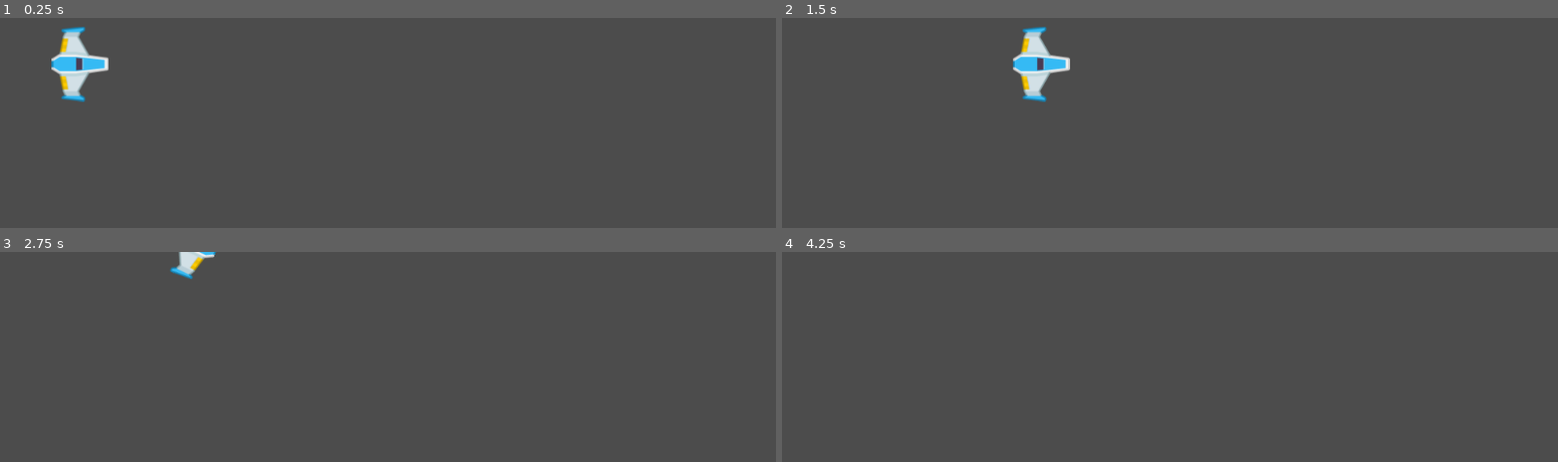
Above: before the commit, frames 1-4 (two rows, left to right).
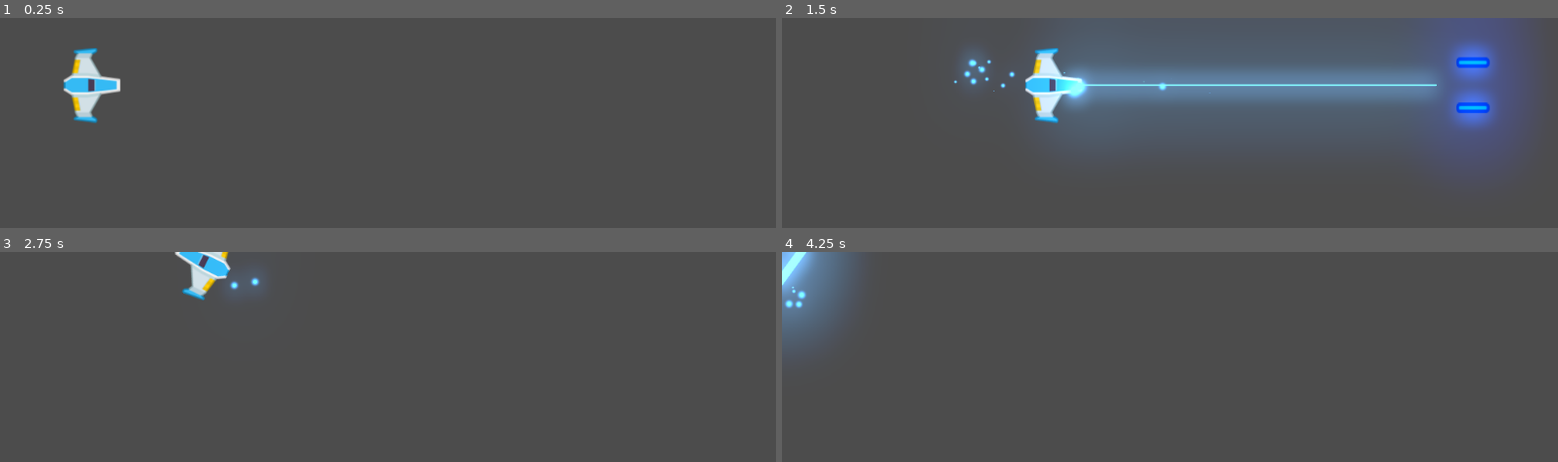
Above: after the commit, the same moments.

Repository: b4ngi/Meteoritos_Juego
Game: Godot game, scene res://Juego/Niveles/NivelTest.tscn
Two runs of this game, one before a commit and one after it. Both use one fixed random seed, a clock stepped at 60 frames per second and the inputs below.
Inputs (mouse positions are in pixels of both pictures, inside the frame that each line leads up to):
- Up to frame 1 (0.25 s): no input
- Up to frame 2 (1.5 s): tap Enter at 0.5 s; move the mouse to (1340, 221) at 0.52 s; hold W (mover_adelante) 0.53-1.28 s; hold Space (disparo_principal, bound only after the commit) 0.53-1.28 s; right-click (1340, 221) at 0.8 s; move the mouse to (outside the picture) at 1.27 s; hold S (mover_atras) from 1.28 s (still down); right-click (outside the picture) at 1.35 s
- Up to frame 3 (2.75 s): tap Space (disparo_principal, bound only after the commit) at 1.55 s; move the mouse to (465, 378) at 2.02 s; release S (mover_atras) at 2.03 s; hold W (mover_adelante) from 2.03 s (still down); hold A (rotar_antihorario) from 2.03 s (still down); right-click (465, 378) at 2.3 s
- Up to frame 4 (4.25 s): move the mouse to (outside the picture) at 2.77 s; release A (rotar_antihorario) at 2.78 s; tap D (rotar_horario) at 2.85 s; tap Space (disparo_principal, bound only after the commit) at 3.05 s; move the mouse to (outside the picture) at 3.52 s; release W (mover_adelante) at 3.53 s; hold S (mover_atras) from 3.53 s (still down); hold Space (disparo_principal, bound only after the commit) from 3.53 s (still down); right-click (outside the picture) at 3.8 s

The runs differ from the first frame. In frame 1, 2.0% of the frame differs, in the area x 6-16%, y 4-51%; in frame 2, 36%, in the area x 22-97%, y 0-73%; in frame 3, 1.4%; in frame 4, 3.5%.

Commit message:
Disparo principal y laser
- Codigo disparo
- Codigo laser
- Sonidos disparo y laser
- Default eviroment - Glow

Diff:
--- /dev/null
+++ b/Juego/Autoloads/Eventos.gd
@@ -0,0 +1,3 @@
+extends Node
+
+signal disparo(proyectil)
--- a/Juego/Naves/Player/Player.gd
+++ b/Juego/Naves/Player/Player.gd
@@ -10,6 +10,10 @@
 var empuje: Vector2 = Vector2.ZERO
 var dir_rotacion: int = 0
 
+# Atributos Onready
+onready var canion: Canion = $Canion
+onready var laser: RayoLaser = $LaserBeam2D
+
 # Metodos
 func _integrate_forces(state: Physics2DDirectBodyState) -> void:
 	apply_central_impulse(empuje.rotated(rotation))
@@ -17,6 +21,14 @@
 
 func _process(delta: float) -> void:
 	player_input()
+
+func _unhandled_input(event: InputEvent) -> void:
+	# Disparo Rayo
+	if event.is_action_pressed("disparo_secundario"):
+		laser.set_is_casting(true)
+
+	if event.is_action_released("disparo_secundario"):
+		laser.set_is_casting(false)
 
 # Metodos custom
 func player_input() -> void:
@@ -34,5 +46,12 @@
 	elif Input.is_action_pressed("rotar_antihorario"):
 		dir_rotacion -= 1
 
+	#Disparo
+	if Input.is_action_pressed("disparo_principal"):
+		canion.set_esta_disparando(true)
+
+	if Input.is_action_just_released("disparo_principal"):
+		canion.set_esta_disparando(false)
+
 func _ready():
 	pass # Replace with function body.
--- a/Juego/Naves/Player/Player.tscn
+++ b/Juego/Naves/Player/Player.tscn
@@ -1,8 +1,10 @@
-[gd_scene load_steps=5 format=2]
+[gd_scene load_steps=7 format=2]
 
 [ext_resource path="res://Juego/Naves/Player/playerSprite.png" type="Texture" id=1]
 [ext_resource path="res://Juego/Naves/Player/MaterialFisico.tres" type="PhysicsMaterial" id=2]
 [ext_resource path="res://Juego/Naves/Player/Player.gd" type="Script" id=3]
+[ext_resource path="res://Juego/Proyectiles/Canion.tscn" type="PackedScene" id=4]
+[ext_resource path="res://Juego/Proyectiles/Laser/LaserBeam2D.tscn" type="PackedScene" id=5]
 
 [sub_resource type="CircleShape2D" id=1]
 radius = 35.5477
@@ -23,3 +25,19 @@
 
 [node name="CollisionShape2D" type="CollisionShape2D" parent="."]
 shape = SubResource( 1 )
+
+[node name="Canion" parent="." instance=ExtResource( 4 )]
+
+[node name="PuntoIzquierdo" parent="Canion" index="0"]
+position = Vector2( 2, -30 )
+
+[node name="PuntoDerecho" parent="Canion" index="1"]
+position = Vector2( 2, 30 )
+
+[node name="DisparoSFX" parent="Canion" index="2"]
+visible = false
+
+[node name="LaserBeam2D" parent="." instance=ExtResource( 5 )]
+position = Vector2( 37.83, 0 )
+
+[editable path="Canion"]
--- /dev/null
+++ b/Juego/Niveles/Nivel.gd
@@ -0,0 +1,24 @@
+# Nivel.gd
+class_name Nivel
+extends Node2D
+
+## Atributos onready
+onready var contenedor_proyectiles: Node
+
+## Metodos
+func _ready() -> void:
+	conectar_seniales()
+	crear_contenedores()
+
+## Metodos custom
+
+func conectar_seniales() -> void:
+	Eventos.connect("disparo", self, "_on_disparo")
+
+func crear_contenedores() -> void:
+	contenedor_proyectiles = Node.new()
+	contenedor_proyectiles.name = "ContenedorProyectiles"
+	add_child(contenedor_proyectiles)
+
+func _on_disparo(proyectil: Proyectil) -> void:
+	contenedor_proyectiles.add_child(proyectil)
--- a/Juego/Niveles/NivelTest.tscn
+++ b/Juego/Niveles/NivelTest.tscn
@@ -1,8 +1,14 @@
-[gd_scene load_steps=2 format=2]
+[gd_scene load_steps=4 format=2]
 
 [ext_resource path="res://Juego/Naves/Player/Player.tscn" type="PackedScene" id=1]
+[ext_resource path="res://Juego/Niveles/Nivel.gd" type="Script" id=2]
+[ext_resource path="res://default_env.tres" type="Environment" id=3]
 
 [node name="NivelTest" type="Node2D"]
+script = ExtResource( 2 )
 
 [node name="Player" parent="." instance=ExtResource( 1 )]
-position = Vector2( 106, 61 )
+position = Vector2( 122, 89 )
+
+[node name="WorldEnvironment" type="WorldEnvironment" parent="."]
+environment = ExtResource( 3 )
--- /dev/null
+++ b/Juego/Proyectiles/Canion.gd
@@ -0,0 +1,54 @@
+# Canion.gd
+class_name Canion
+extends Node2D
+
+## Atributos export
+export var proyectil: PackedScene = null
+export var cadencia_disparo: float = 0.8
+export var velocidad_proyectil: int = 100
+export var danio_proyectil: int = 1
+
+## Atributos onready
+onready var timer_enfriamiento: Timer = $TimerEnfriamiento
+onready var disparo_sfx: AudioStreamPlayer2D = $DisparoSFX
+onready var esta_enfriado: bool = true
+onready var esta_disparando: bool = false setget set_esta_disparando
+
+## Atributos
+var puntos_disparo: Array = []
+
+## Setters y Getters
+func set_esta_disparando(disparando: bool) -> void:
+	esta_disparando = disparando
+
+## Metodos
+func disparar() -> void:
+	esta_enfriado = false
+	disparo_sfx.play()
+	timer_enfriamiento.start()
+	for punto_disparo in puntos_disparo:
+		var new_proyectil: Proyectil = proyectil.instance()
+		new_proyectil.crear(
+			punto_disparo.global_position,
+			get_owner().rotation,
+			velocidad_proyectil,
+			danio_proyectil
+			)
+		Eventos.emit_signal("disparo", new_proyectil)
+
+func _on_TimerEnfriamiento_timeout() -> void:
+	esta_enfriado = true
+
+func _ready() -> void:
+	almacenar_puntos_disparo()
+	timer_enfriamiento.wait_time = cadencia_disparo
+
+func _process(delta: float) -> void:
+	if esta_disparando and esta_enfriado:
+		disparar()
+
+## Metodos custom
+func almacenar_puntos_disparo() -> void:
+	for nodo in get_children():
+		if nodo is Position2D:
+			puntos_disparo.append(nodo)
--- /dev/null
+++ b/Juego/Proyectiles/Canion.tscn
@@ -0,0 +1,23 @@
+[gd_scene load_steps=4 format=2]
+
+[ext_resource path="res://Juego/Proyectiles/Canion.gd" type="Script" id=1]
+[ext_resource path="res://Juego/Proyectiles/Proyectil.tscn" type="PackedScene" id=2]
+[ext_resource path="res://Juego/Proyectiles/ProyectilAudio.ogg" type="AudioStream" id=3]
+
+[node name="Canion" type="Node2D"]
+script = ExtResource( 1 )
+proyectil = ExtResource( 2 )
+cadencia_disparo = 0.25
+velocidad_proyectil = 1600
+
+[node name="PuntoIzquierdo" type="Position2D" parent="."]
+
+[node name="PuntoDerecho" type="Position2D" parent="."]
+
+[node name="DisparoSFX" type="AudioStreamPlayer2D" parent="."]
+stream = ExtResource( 3 )
+bus = "SFX"
+
+[node name="TimerEnfriamiento" type="Timer" parent="."]
+
+[connection signal="timeout" from="TimerEnfriamiento" to="." method="_on_TimerEnfriamiento_timeout"]
--- /dev/null
+++ b/Juego/Proyectiles/Laser/LaserBeam2D.gd
@@ -0,0 +1,84 @@
+# LaserBeam2D.gd
+class_name RayoLaser
+extends RayCast2D
+
+# Speed at which the laser extends when first fired, in pixels per seconds.
+export var cast_speed := 7000.0
+# Maximum length of the laser in pixels.
+export var max_length := 1400.0
+# Base duration of the tween animation in seconds.
+export var growth_time := 0.1
+
+# If `true`, the laser is firing.
+# It plays appearing and disappearing animations when it's not animating.
+# See `appear()` and `disappear()` for more information.
+var is_casting := false setget set_is_casting
+
+onready var fill := $FillLine2D
+onready var tween := $Tween
+onready var casting_particles := $CastingParticles2D
+onready var collision_particles := $CollisionParticles2D
+onready var beam_particles := $BeamParticles2D
+onready var laser_sfx: AudioStreamPlayer2D = $LaserSFX
+
+onready var line_width: float = fill.width
+
+
+func _ready() -> void:
+	set_physics_process(false)
+	fill.points[1] = Vector2.ZERO
+
+
+func _physics_process(delta: float) -> void:
+	cast_to = (cast_to + Vector2.RIGHT * cast_speed * delta).clamped(max_length)
+	cast_beam()
+
+
+func set_is_casting(cast: bool) -> void:
+	is_casting = cast
+
+	if is_casting:
+		laser_sfx.play()
+		cast_to = Vector2.ZERO
+		fill.points[1] = cast_to
+		appear()
+	else:
+		laser_sfx.stop()
+		collision_particles.emitting = false
+		disappear()
+
+	set_physics_process(is_casting)
+	beam_particles.emitting = is_casting
+	casting_particles.emitting = is_casting
+
+
+# Controls the emission of particles and extends the Line2D to `cast_to` or the ray's
+# collision point, whichever is closest.
+func cast_beam() -> void:
+	var cast_point := cast_to
+
+	force_raycast_update()
+	collision_particles.emitting = is_colliding()
+
+	if is_colliding():
+		cast_point = to_local(get_collision_point())
+		collision_particles.global_rotation = get_collision_normal().angle()
+		collision_particles.position = cast_point
+
+	fill.points[1] = cast_point
+	beam_particles.position = cast_point * 0.5
+	beam_particles.process_material.emission_box_extents.x = cast_point.length() * 0.5
+
+
+func appear() -> void:
+	if tween.is_active():
+		tween.stop_all()
+	tween.interpolate_property(fill, "width", 0, line_width, growth_time * 2)
+	tween.start()
+
+
+func disappear() -> void:
+	if tween.is_active():
+		tween.stop_all()
+	tween.interpolate_property(fill, "width", fill.width, 0, growth_time)
+	tween.start()
--- /dev/null
+++ b/Juego/Proyectiles/Laser/LaserBeam2D.tscn
@@ -0,0 +1,116 @@
+[gd_scene load_steps=13 format=2]
+
+[ext_resource path="res://Juego/Proyectiles/Laser/LaserBeam2D.gd" type="Script" id=1]
+[ext_resource path="res://Juego/Proyectiles/Laser/glowing_circle.png" type="Texture" id=2]
+[ext_resource path="res://TemporalAssets/sci-fi-sounds/Audio/laserLarge_002.ogg" type="AudioStream" id=3]
+
+[sub_resource type="Gradient" id=1]
+offsets = PoolRealArray( 0.582915, 1 )
+colors = PoolColorArray( 1, 1, 1, 1, 1, 1, 1, 0 )
+
+[sub_resource type="GradientTexture" id=2]
+gradient = SubResource( 1 )
+
+[sub_resource type="Curve" id=3]
+_data = [ Vector2( 0.518072, 1 ), 0.0, -3.53434, 0, 0, Vector2( 1, 0 ), 0.0, 0.0, 0, 0 ]
+
+[sub_resource type="CurveTexture" id=4]
+curve = SubResource( 3 )
+
+[sub_resource type="ParticlesMaterial" id=5]
+flag_disable_z = true
+gravity = Vector3( 0, 0, 0 )
+initial_velocity = 100.0
+orbit_velocity = 0.0
+orbit_velocity_random = 0.0
+scale = 0.5
+scale_curve = SubResource( 4 )
+color_ramp = SubResource( 2 )
+
+[sub_resource type="Curve" id=6]
+_data = [ Vector2( 0, 0 ), 0.0, 0.0, 0, 0, Vector2( 0.503614, 0.957505 ), 0.0, 0.0, 0, 0, Vector2( 1, 0 ), 0.0, 0.0, 0, 0 ]
+
+[sub_resource type="CurveTexture" id=7]
+curve = SubResource( 6 )
+
+[sub_resource type="ParticlesMaterial" id=8]
+emission_shape = 2
+emission_box_extents = Vector3( 60, 20, 1 )
+flag_align_y = true
+flag_disable_z = true
+direction = Vector3( -1, 0, 0 )
+spread = 0.0
+gravity = Vector3( 0, 0, 0 )
+initial_velocity = 30.0
+orbit_velocity = 0.0
+orbit_velocity_random = 0.0
+tangential_accel = 100.0
+tangential_accel_random = 1.0
+scale = 0.3
+scale_curve = SubResource( 7 )
+
+[sub_resource type="ParticlesMaterial" id=9]
+flag_disable_z = true
+spread = 50.0
+gravity = Vector3( 0, 0, 0 )
+initial_velocity = 300.0
+orbit_velocity = 0.0
+orbit_velocity_random = 0.0
+scale = 0.5
+scale_curve = SubResource( 4 )
+color_ramp = SubResource( 2 )
+
+[node name="LaserBeam2D" type="RayCast2D"]
+enabled = true
+cast_to = Vector2( 0, 0 )
+script = ExtResource( 1 )
+
+[node name="FillLine2D" type="Line2D" parent="."]
+modulate = Color( 1.5, 1.5, 1.5, 1 )
+points = PoolVector2Array( 0, 0, 100, 0 )
+default_color = Color( 0.301961, 0.65098, 1, 1 )
+texture_mode = 2
+joint_mode = 2
+begin_cap_mode = 2
+end_cap_mode = 2
+sharp_limit = 8.0
+antialiased = true
+
+[node name="CastingParticles2D" type="Particles2D" parent="."]
+modulate = Color( 1.5, 1.5, 1.5, 1 )
+show_behind_parent = true
+emitting = false
+lifetime = 0.3
+visibility_rect = Rect2( 0, -18.722, 29.6756, 38.4841 )
+local_coords = false
+process_material = SubResource( 5 )
+texture = ExtResource( 2 )
+
+[node name="BeamParticles2D" type="Particles2D" parent="."]
+modulate = Color( 1.5, 1.5, 1.5, 1 )
+emitting = false
+amount = 50
+preprocess = 1.0
+randomness = 1.0
+visibility_rect = Rect2( -2500, -2500, 5000, 5000 )
+local_coords = false
+draw_order = 1
+process_material = SubResource( 8 )
+texture = ExtResource( 2 )
+
+[node name="CollisionParticles2D" type="Particles2D" parent="."]
+modulate = Color( 1.5, 1.5, 1.5, 1 )
+show_behind_parent = true
+emitting = false
+amount = 16
+lifetime = 0.3
+visibility_rect = Rect2( -2500, -2500, 5000, 5000 )
+local_coords = false
+process_material = SubResource( 9 )
+texture = ExtResource( 2 )
+
+[node name="Tween" type="Tween" parent="."]
+
+[node name="LaserSFX" type="AudioStreamPlayer2D" parent="."]
+stream = ExtResource( 3 )
+bus = "SFX"
--- /dev/null
+++ b/Juego/Proyectiles/Proyectil.gd
@@ -0,0 +1,24 @@
+# Proyectil.gd
+class_name Proyectil
+extends Area2D
+
+# Atributos
+var velocidad: Vector2 = Vector2.ZERO
+var danio: float
+
+# Metodos
+
+func crear(pos: Vector2, dir: float, vel: float, danio_p: int) -> void:
+	position = pos
+	rotation = dir
+	velocidad = Vector2(vel, 0).rotated(dir)
+
+func _physics_process(delta: float) -> void:
+	position += velocidad * delta
+
+func _ready():
+	pass # Replace with function body.
+
+
+func _on_VisibilityNotifier2D_screen_exited() -> void:
+	queue_free()
--- /dev/null
+++ b/Juego/Proyectiles/Proyectil.tscn
@@ -0,0 +1,27 @@
+[gd_scene load_steps=4 format=2]
+
+[ext_resource path="res://Juego/Proyectiles/proyectil_player.png" type="Texture" id=1]
+[ext_resource path="res://Juego/Proyectiles/Proyectil.gd" type="Script" id=2]
+
+[sub_resource type="CapsuleShape2D" id=1]
+radius = 6.12893
+height = 31.7634
+
+[node name="Proyectil" type="Area2D"]
+modulate = Color( 0, 0.582031, 2, 1 )
+script = ExtResource( 2 )
+
+[node name="Sprite" type="Sprite" parent="."]
+rotation = 1.5708
+scale = Vector2( 1.5, 1.2 )
+texture = ExtResource( 1 )
+
+[node name="CollisionShape2D" type="CollisionShape2D" parent="."]
+rotation = 1.5708
+shape = SubResource( 1 )
+
+[node name="VisibilityNotifier2D" type="VisibilityNotifier2D" parent="."]
+position = Vector2( -0.297639, 0.0893157 )
+scale = Vector2( 1.92268, 0.36405 )
+
+[connection signal="screen_exited" from="VisibilityNotifier2D" to="." method="_on_VisibilityNotifier2D_screen_exited"]
--- /dev/null
+++ b/default_bus_layout.tres
@@ -0,0 +1,10 @@
+[gd_resource type="AudioBusLayout" format=2]
+
+[resource]
+bus/0/volume_db = 0.927176
+bus/1/name = "SFX"
+bus/1/solo = false
+bus/1/mute = false
+bus/1/bypass_fx = false
+bus/1/volume_db = 0.927176
+bus/1/send = "Master"
--- a/default_env.tres
+++ b/default_env.tres
@@ -3,5 +3,9 @@
 [sub_resource type="ProceduralSky" id=1]
 
 [resource]
-background_mode = 2
+background_mode = 4
 background_sky = SubResource( 1 )
+glow_enabled = true
+glow_intensity = 0.6
+glow_blend_mode = 0
+glow_bicubic_upscale = true
--- a/project.godot
+++ b/project.godot
@@ -9,13 +9,37 @@
 config_version=4
 
 _global_script_classes=[ {
+"base": "Node2D",
+"class": "Canion",
+"language": "GDScript",
+"path": "res://Juego/Proyectiles/Canion.gd"
+}, {
+"base": "Node2D",
+"class": "Nivel",
+"language": "GDScript",
+"path": "res://Juego/Niveles/Nivel.gd"
+}, {
 "base": "RigidBody2D",
 "class": "Player",
 "language": "GDScript",
 "path": "res://Juego/Naves/Player/Player.gd"
+}, {
+"base": "Area2D",
+"class": "Proyectil",
+"language": "GDScript",
+"path": "res://Juego/Proyectiles/Proyectil.gd"
+}, {
+"base": "RayCast2D",
+"class": "RayoLaser",
+"language": "GDScript",
+"path": "res://Juego/Proyectiles/Laser/LaserBeam2D.gd"
 } ]
 _global_script_class_icons={
-"Player": ""
+"Canion": "",
+"Nivel": "",
+"Player": "",
+"Proyectil": "",
+"RayoLaser": ""
 }
 
 [application]
@@ -23,6 +47,10 @@
 config/name="Meteoritos_Juego"
 run/main_scene="res://Juego/Niveles/NivelTest.tscn"
 config/icon="res://icon.png"
+
+[autoload]
+
+Eventos="*res://Juego/Autoloads/Eventos.gd"
 
 [input]
 
@@ -50,6 +78,17 @@
 , Object(InputEventKey,"resource_local_to_scene":false,"resource_name":"","device":0,"alt":false,"shift":false,"control":false,"meta":false,"command":false,"pressed":false,"scancode":16777231,"unicode":0,"echo":false,"script":null)
  ]
 }
+disparo_principal={
+"deadzone": 0.5,
+"events": [ Object(InputEventKey,"resource_local_to_scene":false,"resource_name":"","device":0,"alt":false,"shift":false,"control":false,"meta":false,"command":false,"pressed":false,"scancode":32,"unicode":0,"echo":false,"script":null)
+, Object(InputEventMouseButton,"resource_local_to_scene":false,"resource_name":"","device":0,"alt":false,"shift":false,"control":false,"meta":false,"command":false,"button_mask":0,"position":Vector2( 0, 0 ),"global_position":Vector2( 0, 0 ),"factor":1.0,"button_index":1,"pressed":false,"doubleclick":false,"script":null)
+ ]
+}
+disparo_secundario={
+"deadzone": 0.5,
+"events": [ Object(InputEventMouseButton,"resource_local_to_scene":false,"resource_name":"","device":0,"alt":false,"shift":false,"control":false,"meta":false,"command":false,"button_mask":0,"position":Vector2( 0, 0 ),"global_position":Vector2( 0, 0 ),"factor":1.0,"button_index":2,"pressed":false,"doubleclick":false,"script":null)
+ ]
+}
 
 [physics]
 
Binary file added: Juego/Proyectiles/Laser/glowing_circle.png
Not shown, added: Juego/Proyectiles/Laser/glowing_circle.png.import
Not shown, added: Juego/Proyectiles/ProyectilAudio.ogg.import
Binary file added: Juego/Proyectiles/proyectil_player.png
Not shown, added: Juego/Proyectiles/ProyectilAudio.ogg
